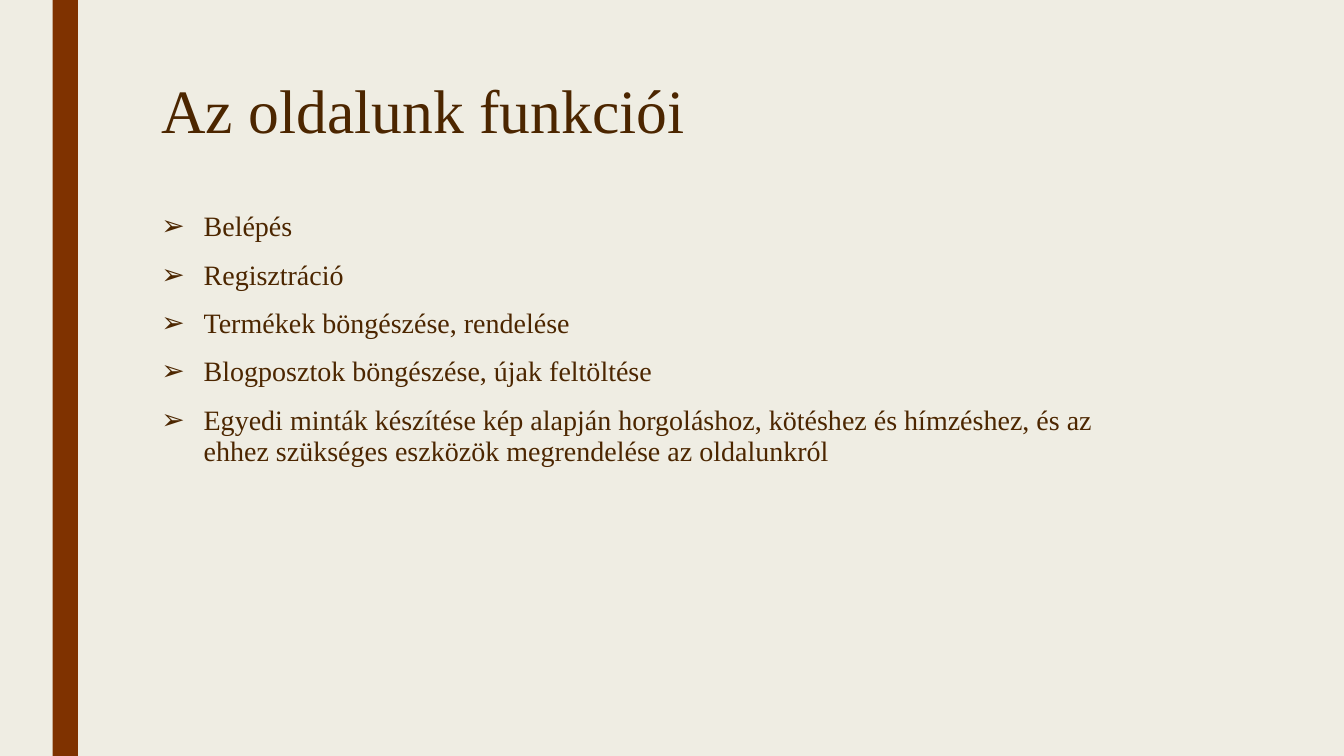
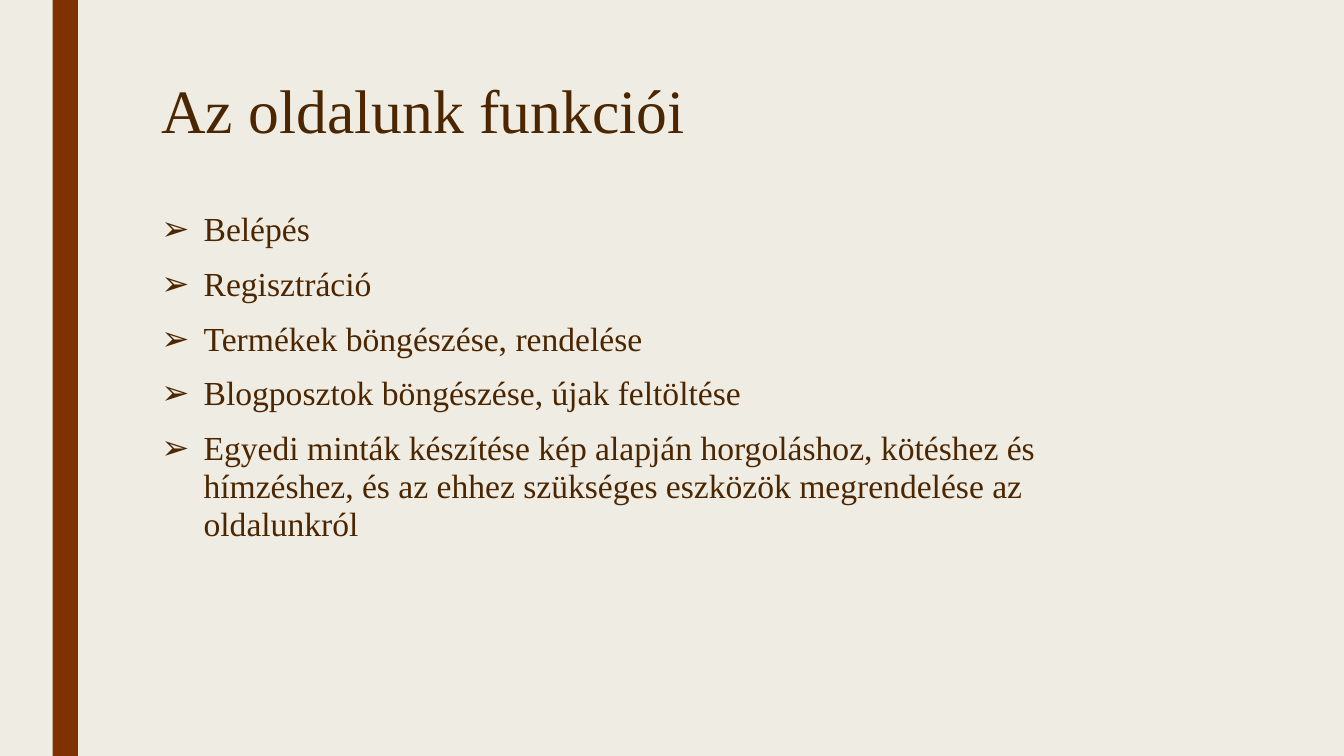
Before and after one commit to TothpalIstvano/13_S1_4_vizsgaremek, a slide deck: slide 3 of Fájlok/Bemutató.pptx. Drawn at 1344x756 pixels with LibreOffice and Linux fonts; fonts in the diff are those of the drawing. Boxes give left, top, right and bottom in pixels: in the first picture for what was removed or moved away, otherwise in the second. Text is boxed around its words. In the diff, an @@ line names an element or a change of style, - is before the commit and + after.

```diff
--- a/Fájlok/Bemutató.pptx
+++ b/Fájlok/Bemutató.pptx
@@ text "Belépés" at bbox=[204, 217, 1035, 537]: size 20 to 24 pt @@
```
Also in this commit, not shown: 6 other slides changed, 2 slides added, 6 slides removed, 33 other files.
